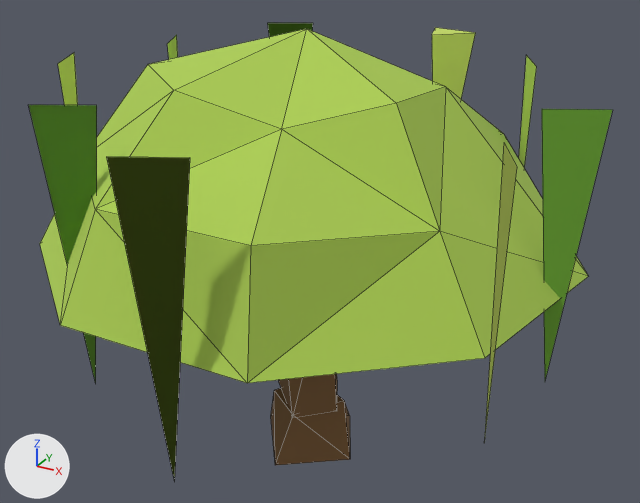
Renders of the glTF model game/assets/models/nature/tree_willow_1_lod1.glb from each side of a commit.
The view is the same before and after, from a 50 mm lens placed at (4.48, -7.87, 6.35), pointed at (0.12, 0.05, 2.39). The lights are fixed; the arrows at lower left show +X, +Y and +Z. The picture after the commit comes second. Mesh edges are drawn as thin lines. Vertices at exactly the same position are counted once.

Names of what the first picture shows: 'tree_willow_1_lod1'.
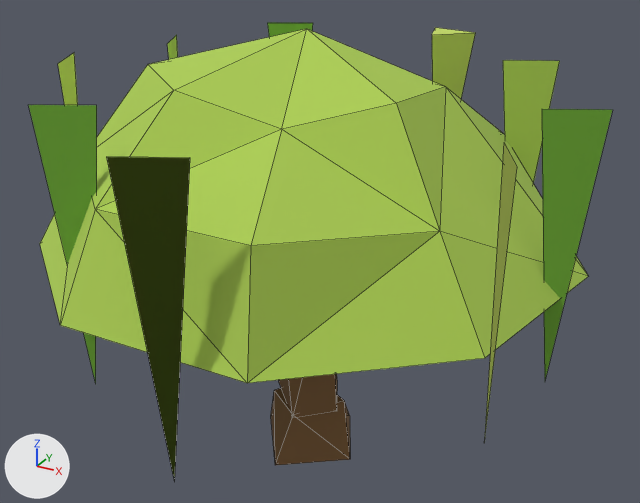
Location of each change, [x1, y1, x2, y2] in pixels of the pictures (640 x 503 px; the box of a moved part takes in the faces that stretch with it):
part 1 of me_tree_willow_1_lod1, moved or reshaped: before [519, 55, 536, 167]; after [503, 60, 560, 184]

The change in detail:
me_tree_willow_1_lod1 has 67 vertices, 71 faces and spans x -2.91..3.05, y -3.15..3.17, z -0.1..4.82.
me_tree_willow_1_lod1 is used by ob_tree_willow_1_lod1; location (0.0, 0.0, 0.0).
Verts and faces of me_tree_willow_1_lod1; kept vertices keep their numbers, new ones are numbered from 67.
Before the commit, vertices of me_tree_willow_1_lod1: 22 (1.96, 1.46, 4.37) at pixel (536, 66), 26 (1.82, 1.73, 1.45), 30 (1.68, 2.01, 4.37) at pixel (526, 54).
Part 1, on me_tree_willow_1_lod1:
Vertices deleted: 22, 30 (with the faces that use them).
New vertex 67 is at (1.55, 1.6, 4.37), pixel (502, 60).
New vertex 68 is at (2.1, 1.87, 4.37), pixel (559, 60).
New faces: (26, 67, 68) (mat_m_adce54 (green #adce54)).
